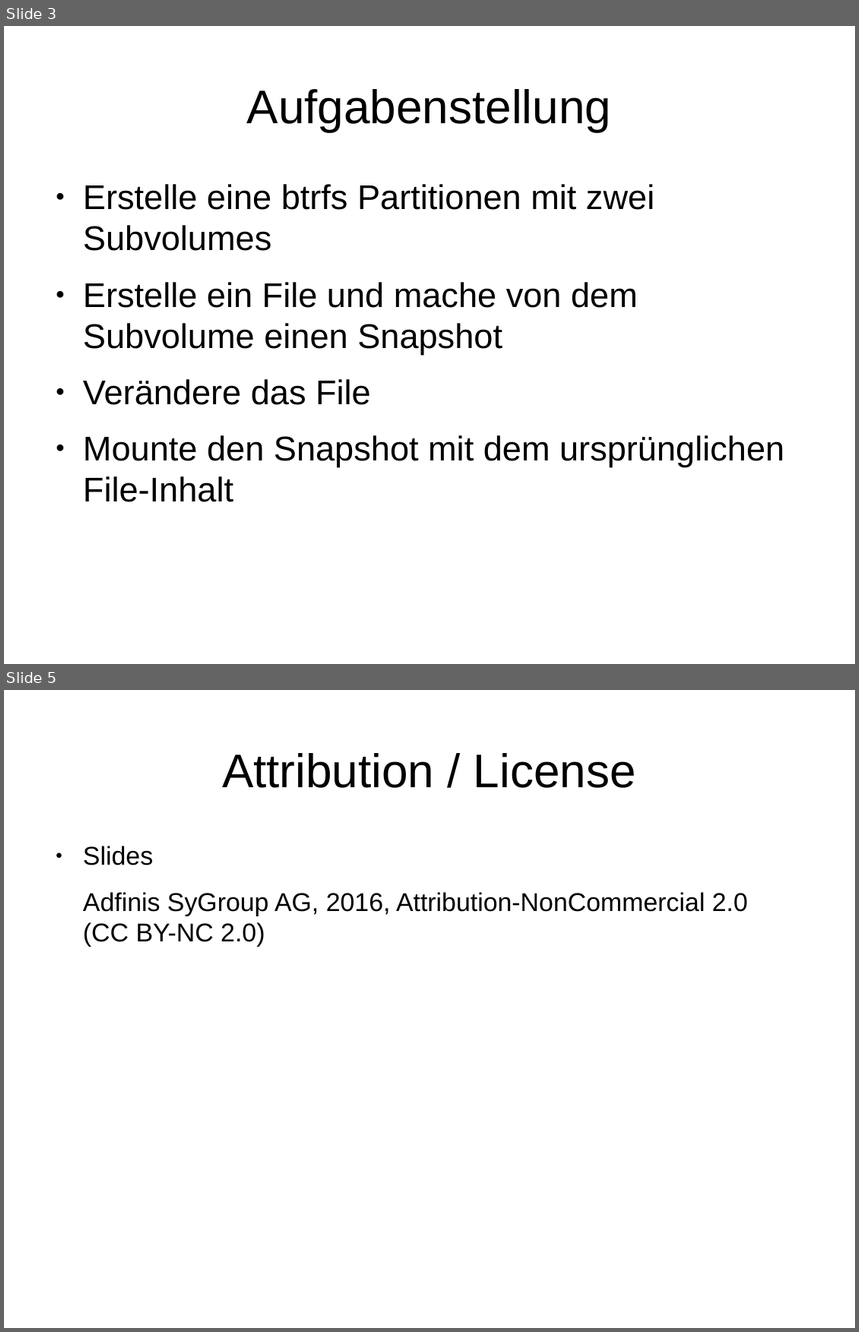
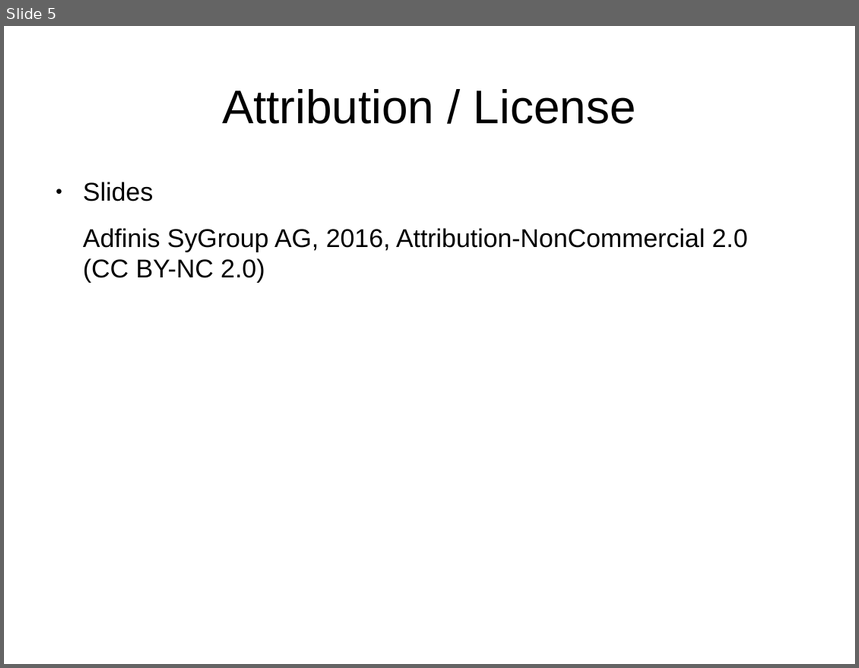
Before and after one commit to adfinis/adsy-trainings, a slide deck: SSA_SUSE-System-Administration/1006_snapper/modul_snapper_1006_03_handson.odp. Shown one above the other, each under a label of ours: slides 3 and 5 before the commit, slide 5 after it; the slides between them are not shown. The pictures are 859x1332 and 859x668 pixels, drawn with LibreOffice and Linux fonts; fonts in the diff are those of the drawing. Boxes give left, top, right and bottom in pixels: in the first picture for what was removed or moved away, otherwise in the second. Text is boxed around its words. In the diff, an @@ line names an element or a change of style, - is before the commit and + after.

```diff
--- a/SSA_SUSE-System-Administration/1006_snapper/modul_snapper_1006_03_handson.odp
+++ b/SSA_SUSE-System-Administration/1006_snapper/modul_snapper_1006_03_handson.odp
@@ slide 3 removed at [4,26,855,664], background #FFFFFF @@
@@ title removed at [247,89,611,132] @@
-Aufgabenstellung
@@ text removed at [83,184,785,503] @@
-● Erstelle eine btrfs Partitionen mit zwei Subvolumes
-● Erstelle ein File und mache von dem Subvolume einen Snapshot
-● Verändere das File
-● Mounte den Snapshot mit dem ursprünglichen File-Inhalt
```
Also in this commit, not shown: 2 slides changed, 2 slides added, 1 other slide removed, 2 other files.
